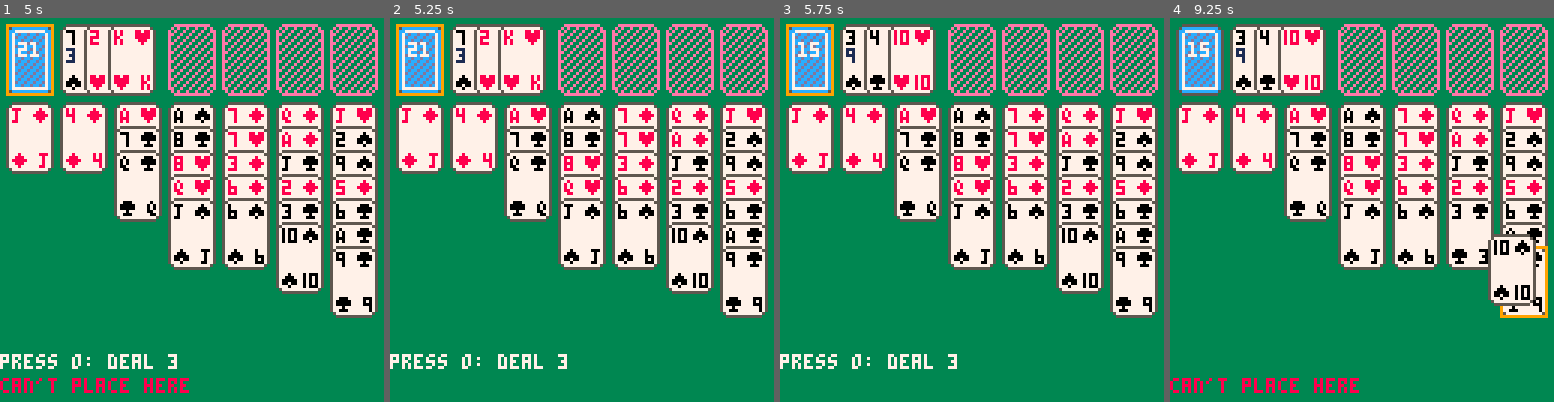
Above: before the commit, frames 1-4 (left to right).
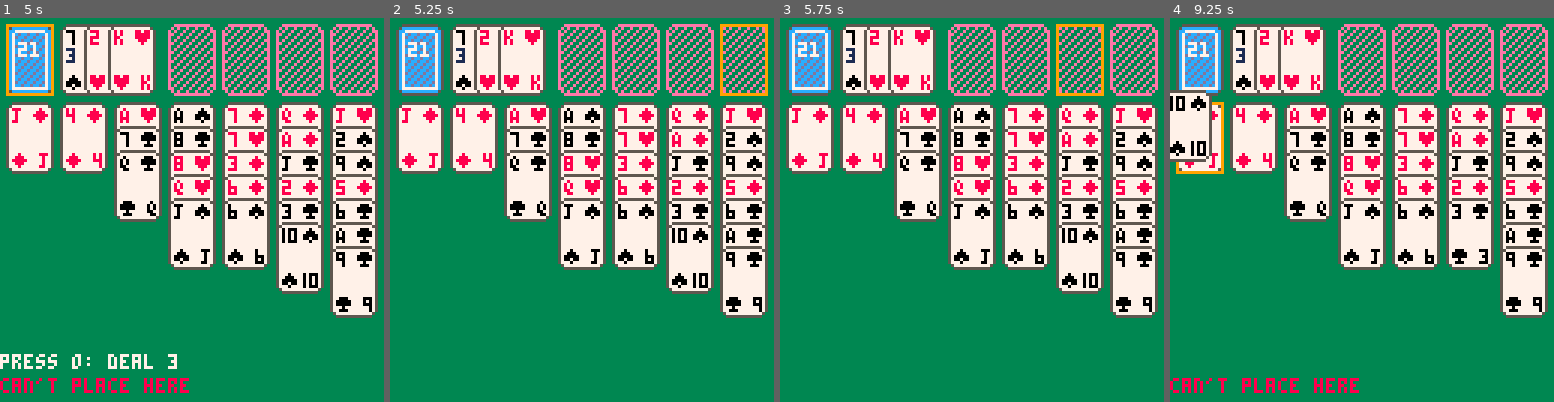
Above: after the commit, the same moments.

Repository: marcus-grant/pico8-kabafuda
Game: PICO-8 cartridge kabafuda.p8
The game is run twice, just before and just after one commit, with the same random seed, the same clock (stepped at 60 frames per second) and the same inputs.
Inputs:
- Up to frame 1 (5 s): tap X (X key) at 0.33, 1.07, 1.85, 2.97, 4.08 s; tap O (Z key) at 0.7, 1.7, 2.1, 2.5, 2.9, 3.3, 3.7, 4.1, 4.5, 4.9 s; hold Right 1.6-2.1 s; hold Up 2.15-2.42 s; hold Right 2.47-3.03 s; hold Left 3.08-3.58 s; hold Down 3.63-3.97 s; hold Right 4.02-4.68 s; hold Up from 4.73 s (still down)
- Up to frame 2 (5.25 s): release Up at 5.03 s; hold Left from 5.08 s (still down); tap X (X key) at 5.2 s
- Up to frame 3 (5.75 s): tap O (Z key) at 5.3, 5.7 s; release Left at 5.68 s; hold Down from 5.73 s (still down)
- Up to frame 4 (9.25 s): release Down at 6.03 s; hold Right 6.08-6.58 s; tap O (Z key) every 0.4 s from 6.1 to 8.9 s; tap X (X key) at 6.32, 7.43, 8.55 s; hold Right 6.63-7.13 s; hold Up 7.18-7.45 s; hold Right 7.5-8.07 s; hold Left 8.12-8.62 s; hold Down 8.67-9 s; hold Right from 9.05 s (still down)

Frame 1 is identical in both runs. In frame 2, 1.6% of the frame differs, in the area x 0-99%, y 1-92%; in frame 3, 2.1%; in frame 4, 3.5%, in the area x 0-99%, y 3-79%.

Commit message:
Fix: Add cursor wrapping & prepare for 1-indexing
- Add horizontal wrapping for tableau (1-7) and top (0-5)
- Left/right edges now wrap to opposite edges
- Add TODO for visual waste->tableau mapping improvement
- Working state before 1-indexing refactor

Diff:
--- a/kabafuda.p8
+++ b/kabafuda.p8
@@ -696,7 +696,7 @@
  if crs.area == "tbl" then
   crs.tbl_i -= 1
   if crs.tbl_i < 1 then
-   crs.tbl_i = 1
+   crs.tbl_i = 7 --wrap to rightmost
   end
   local tbl = sts.tbl[crs.tbl_i]
   crs.sel_cnt = 1
@@ -708,7 +708,7 @@
    crs.top_pos = 0
   end
   if crs.top_pos < 0 then
-   crs.top_pos = 0
+   crs.top_pos = 5 --wrap to rightmost
   end
  end
 end
@@ -717,7 +717,7 @@
  if crs.area == "tbl" then
   crs.tbl_i += 1
   if crs.tbl_i > 7 then
-   crs.tbl_i = 7
+   crs.tbl_i = 1 --wrap to leftmost
   end
   local tbl = sts.tbl[crs.tbl_i]
   crs.sel_cnt = 1
@@ -729,7 +729,7 @@
    crs.top_pos = 2
   end
   if crs.top_pos > 5 then
-   crs.top_pos = 5
+   crs.top_pos = 0 --wrap to leftmost
   end
  end
 end
@@ -767,6 +767,8 @@
 end
 
 function move_crs_down()
+ --TODO: map waste->tbl2 when waste<3 cards
+ --would be closer visually
  if crs.area == "top" then
   crs.area = "tbl"
   local tbl = sts.tbl[crs.tbl_i]
